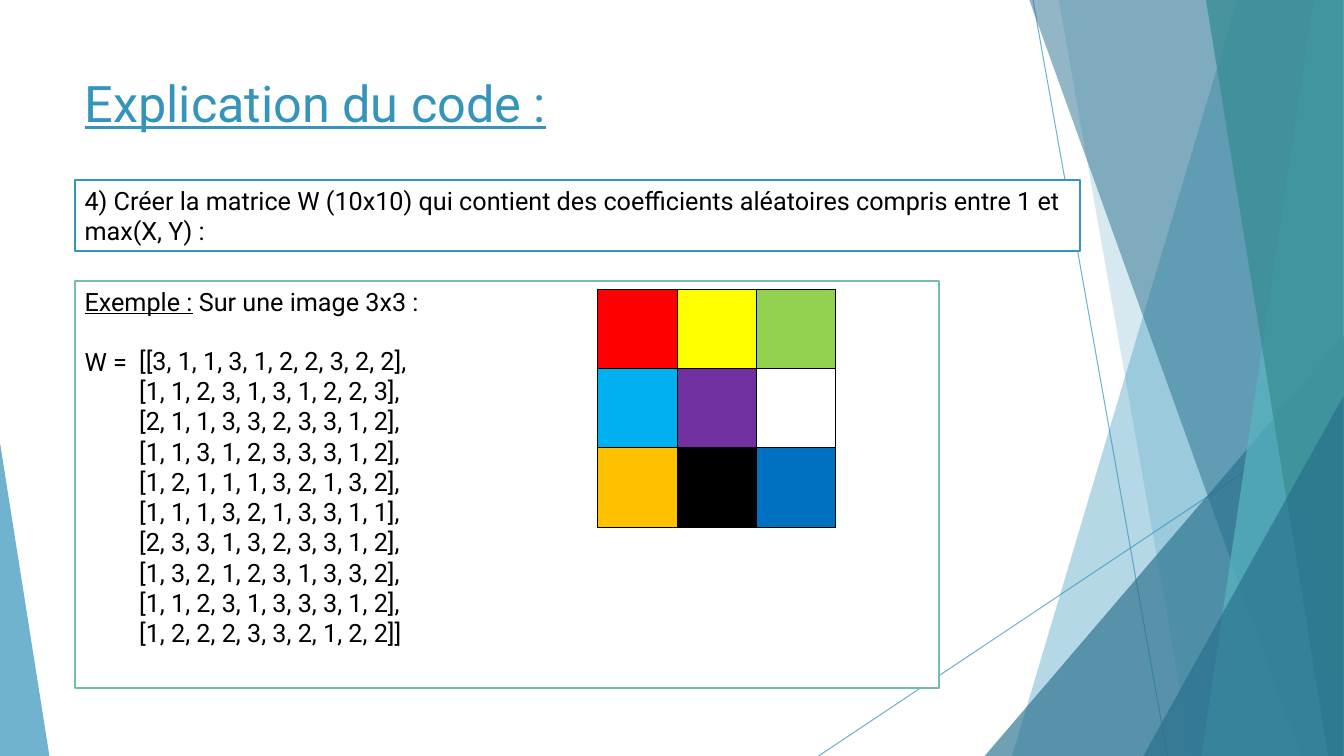
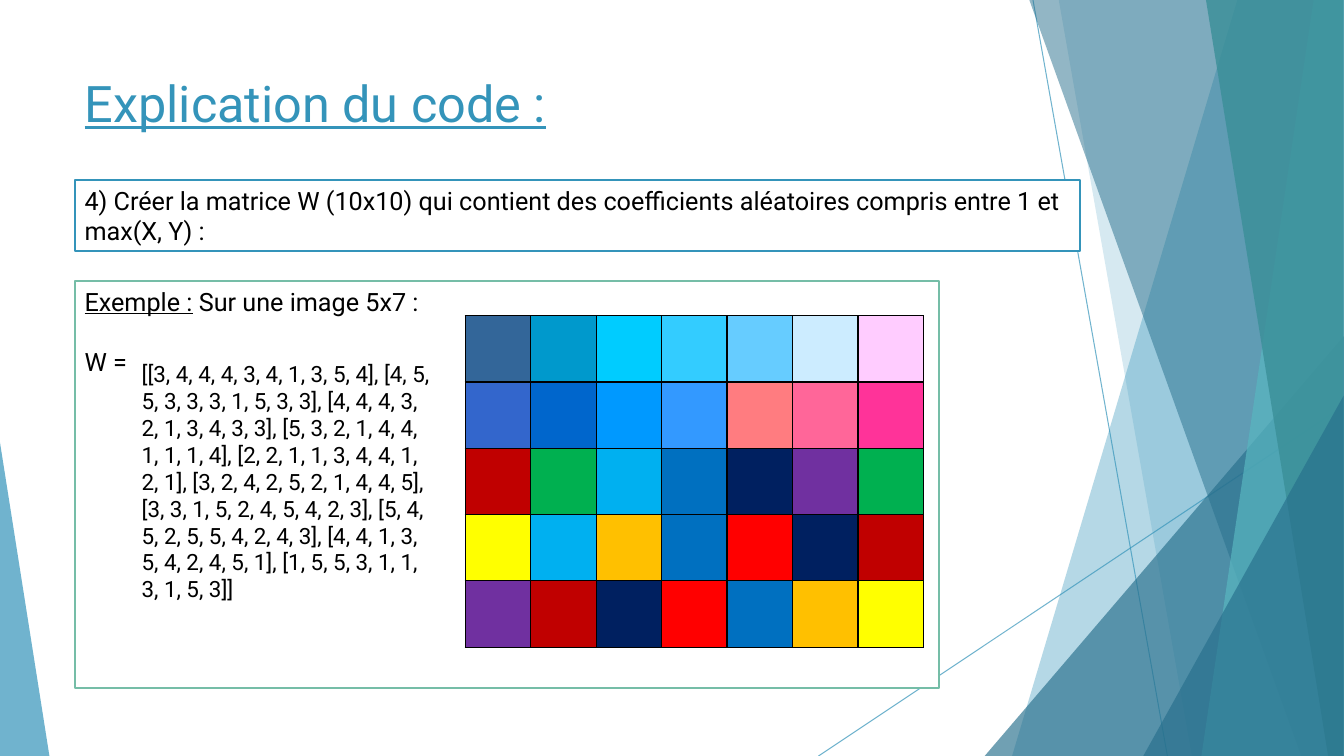
Before and after one commit to romainpasquier/Cryptage-Decryptage-d-images, a slide deck: slide 5 of TIPE/Dossier/TIPE Power point.pptx. Drawn at 1344x756 pixels with LibreOffice and Linux fonts; fonts in the diff are those of the drawing. Boxes give left, top, right and bottom in pixels: in the first picture for what was removed or moved away, otherwise in the second. Text is boxed around its words. In the diff, an @@ line names an element or a change of style, - is before the commit and + after.

```diff
--- a/TIPE/Dossier/TIPE Power point.pptx
+++ b/TIPE/Dossier/TIPE Power point.pptx
@@ text in rectangle at [85, 292, 406, 317]: text changed @@
-Exemple : Sur une image 3x3 :
+Exemple : Sur une image 5x7 :
@@ table at [465, 316, 924, 647] @@
- |  | 
- |  | 
- |  | 
+ |  |  |  |  |  | 
+ |  |  |  |  |  | 
+ |  |  |  |  |  | 
+ |  |  |  |  |  | 
+ |  |  |  |  |  | 
@@ table: place and size @@
-table at [598, 289, 837, 527]
+table at [465, 316, 924, 647]
@@ text removed at [139, 349, 406, 646] @@
-[[3, 1, 1, 3, 1, 2, 2, 3, 2, 2],
-[1, 1, 2, 3, 1, 3, 1, 2, 2, 3],
-[2, 1, 1, 3, 3, 2, 3, 3, 1, 2],
-[1, 1, 3, 1, 2, 3, 3, 3, 1, 2],
-[1, 2, 1, 1, 1, 3, 2, 1, 3, 2],
-[1, 1, 1, 3, 2, 1, 3, 3, 1, 1],
-[2, 3, 3, 1, 3, 2, 3, 3, 1, 2],
-[1, 3, 2, 1, 2, 3, 1, 3, 3, 2],
-[1, 1, 2, 3, 1, 3, 3, 3, 1, 2],
-[1, 2, 2, 2, 3, 3, 2, 1, 2, 2]]
@@ text added at [142, 363, 429, 601], 16 pt, text #000000 @@
+[[3, 4, 4, 4, 3, 4, 1, 3, 5, 4], [4, 5, 5, 3, 3, 3, 1, 5, 3, 3], [4, 4, 4, 3, 2, 1, 3, 4, 3, 3], [5, 3, 2, 1, 4, 4, 1, 1, 1, 4], [2, 2, 1, 1, 3, 4, 4, 1, 2, 1], [3, 2, 4, 2, 5, 2, 1, 4, 4, 5], [3, 3, 1, 5, 2, 4, 5, 4, 2, 3], [5, 4, 5, 2, 5, 5, 4, 2, 4, 3], [4, 4, 1, 3, 5, 4, 2, 4, 5, 1], [1, 5, 5, 3, 1, 1, 3, 1, 5, 3]]
```
Also in this commit, not shown: 5 other slides changed, 1 slide added, 3 slides removed.
